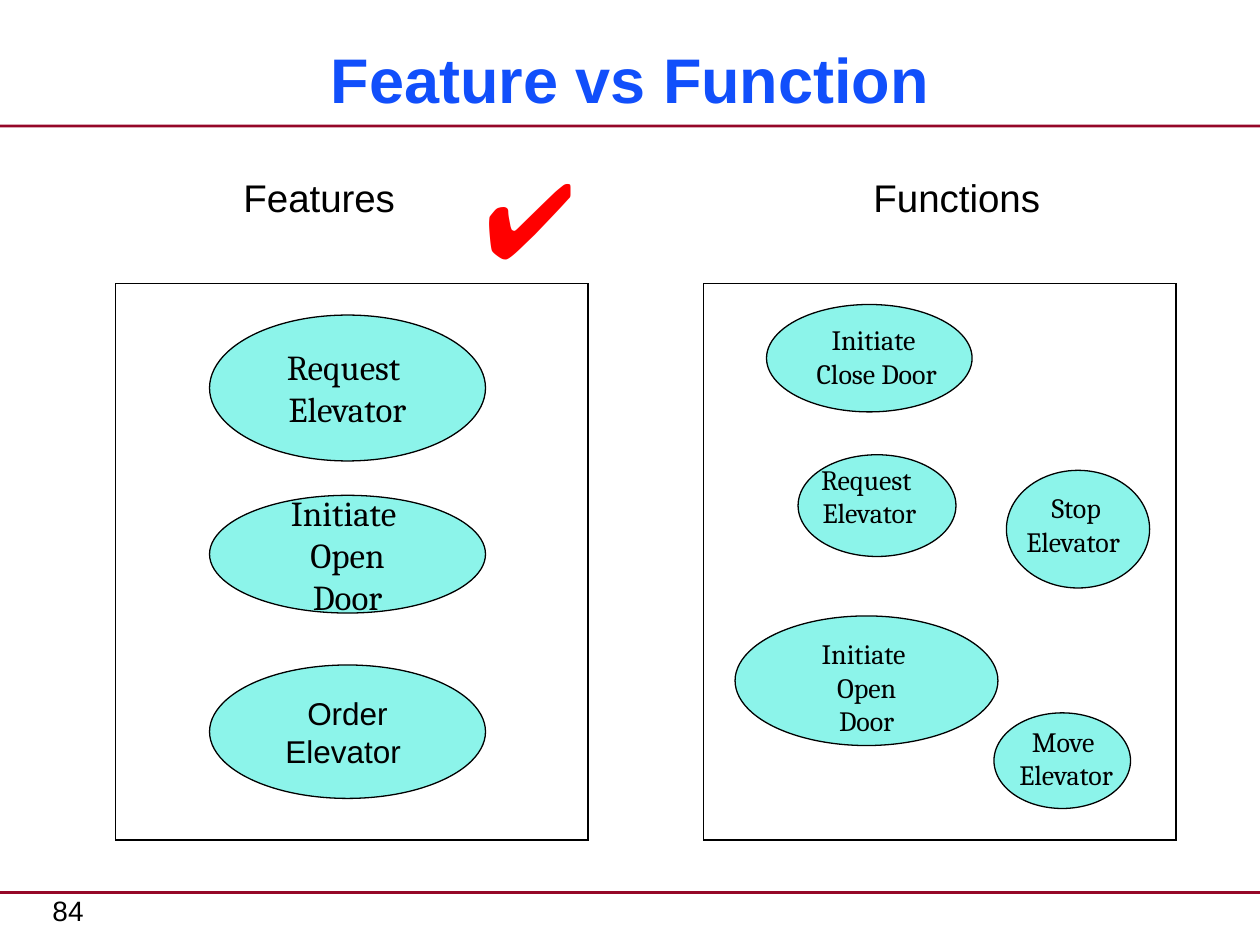
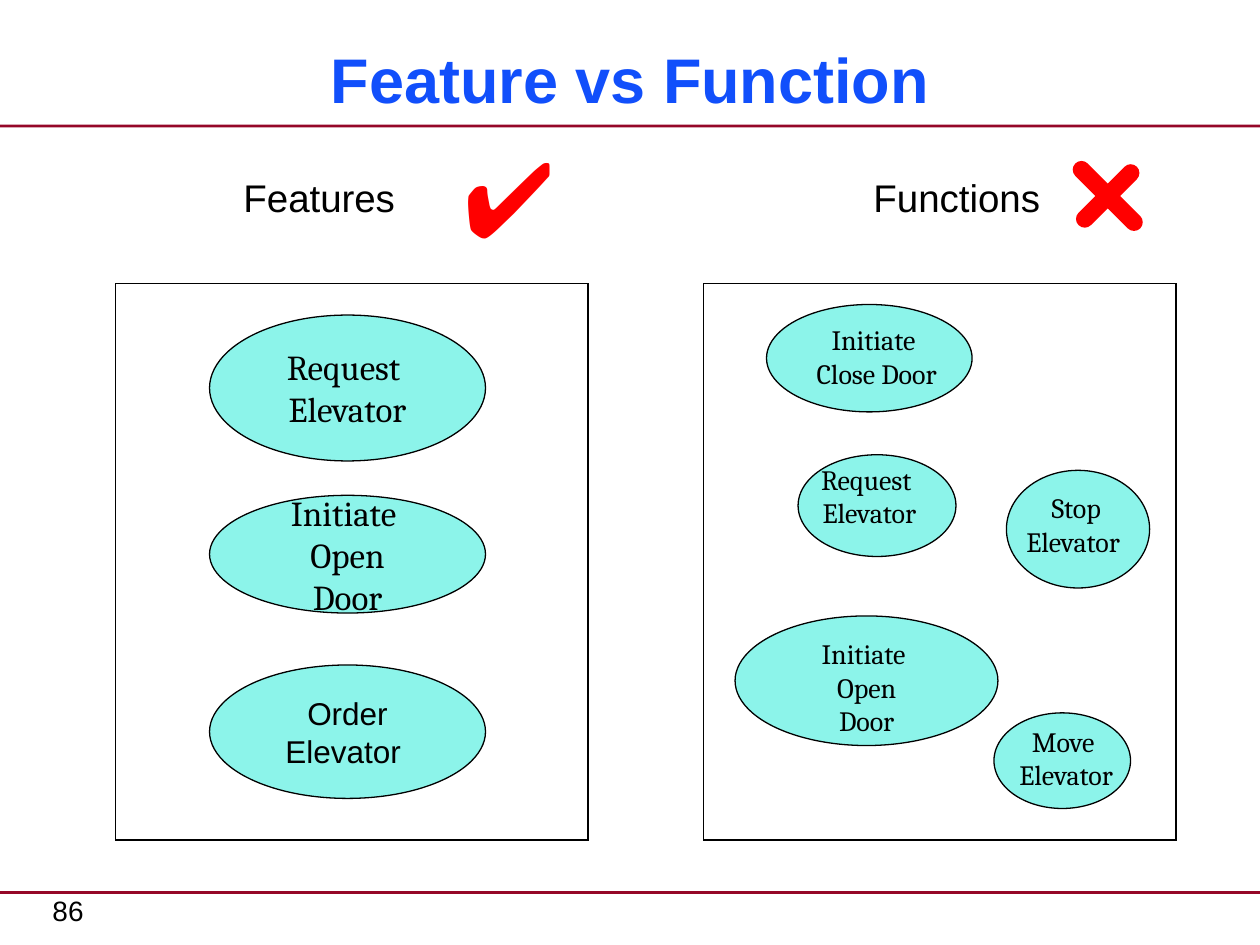
Before and after one commit to xtuml/training, a slide deck: slide 86 of courses/xtUML-Modeling/Requirements-Clarification/RequirementsClarification-CourseSlides.pptx (slide 84 before the commit). Drawn at 1260x945 pixels with LibreOffice and Linux fonts; fonts in the diff are those of the drawing. Boxes give left, top, right and bottom in pixels: in the first picture for what was removed or moved away, otherwise in the second. Text is boxed around its words. In the diff, an @@ line names an element or a change of style, - is before the commit and + after.

```diff
--- a/courses/xtUML-Modeling/Requirements-Clarification/RequirementsClarification-CourseSlides.pptx
+++ b/courses/xtUML-Modeling/Requirements-Clarification/RequirementsClarification-CourseSlides.pptx
@@ text "✔": place and size @@
-text "✔" at <box>472,147,587,287</box>
+text "✔" at <box>451,126,566,266</box>
@@ line added from (1081, 170) to (1134, 222), #FF0000 10 pt @@
@@ line added from (1085, 219) to (1130, 173), #FF0000 10 pt @@
@@ page number at <box>52,901,83,922</box>: text changed @@
-84
+86
```
Also in this commit, not shown: 5 other slides changed, 8 slides added, 5 slides removed.
